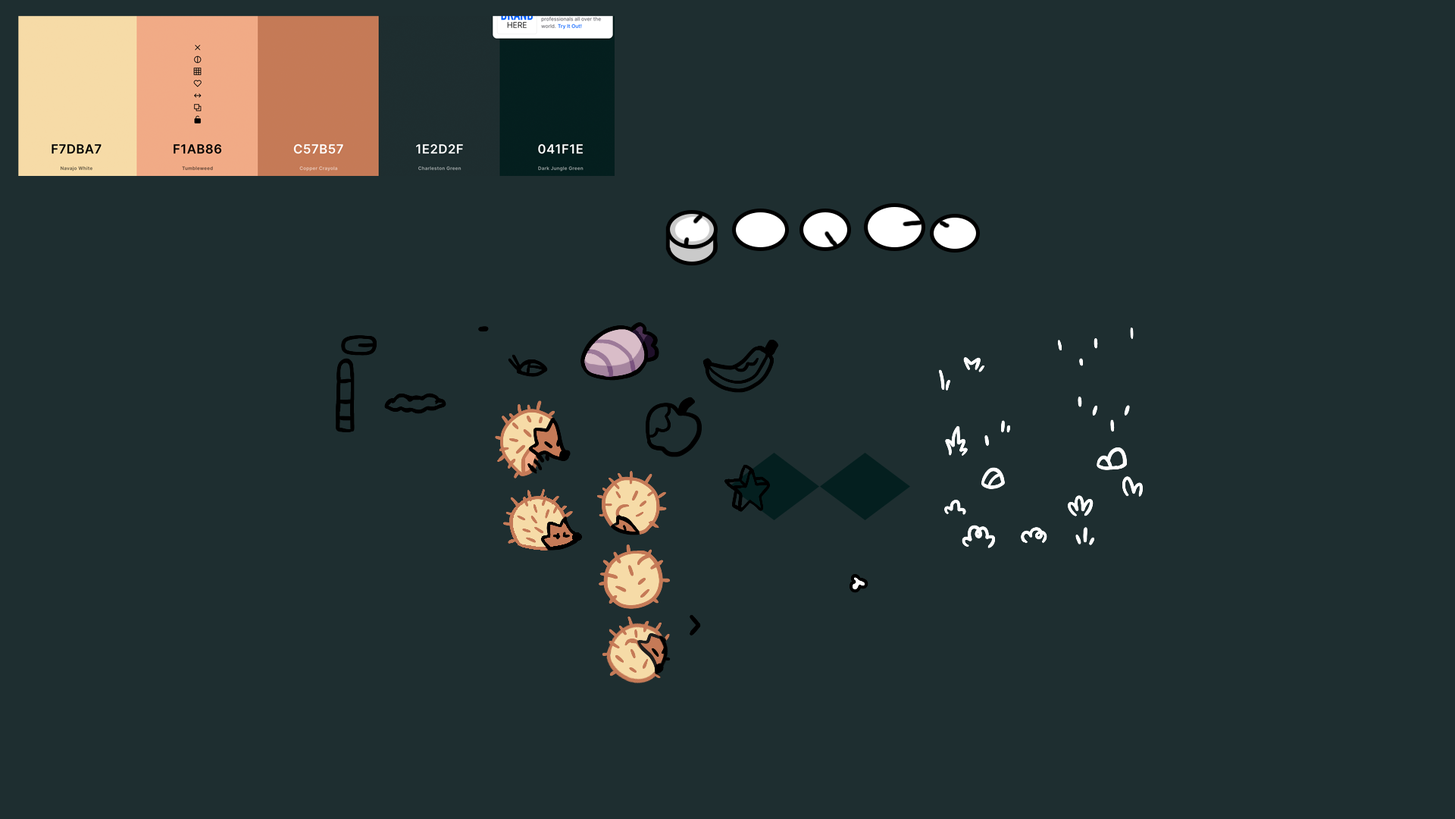
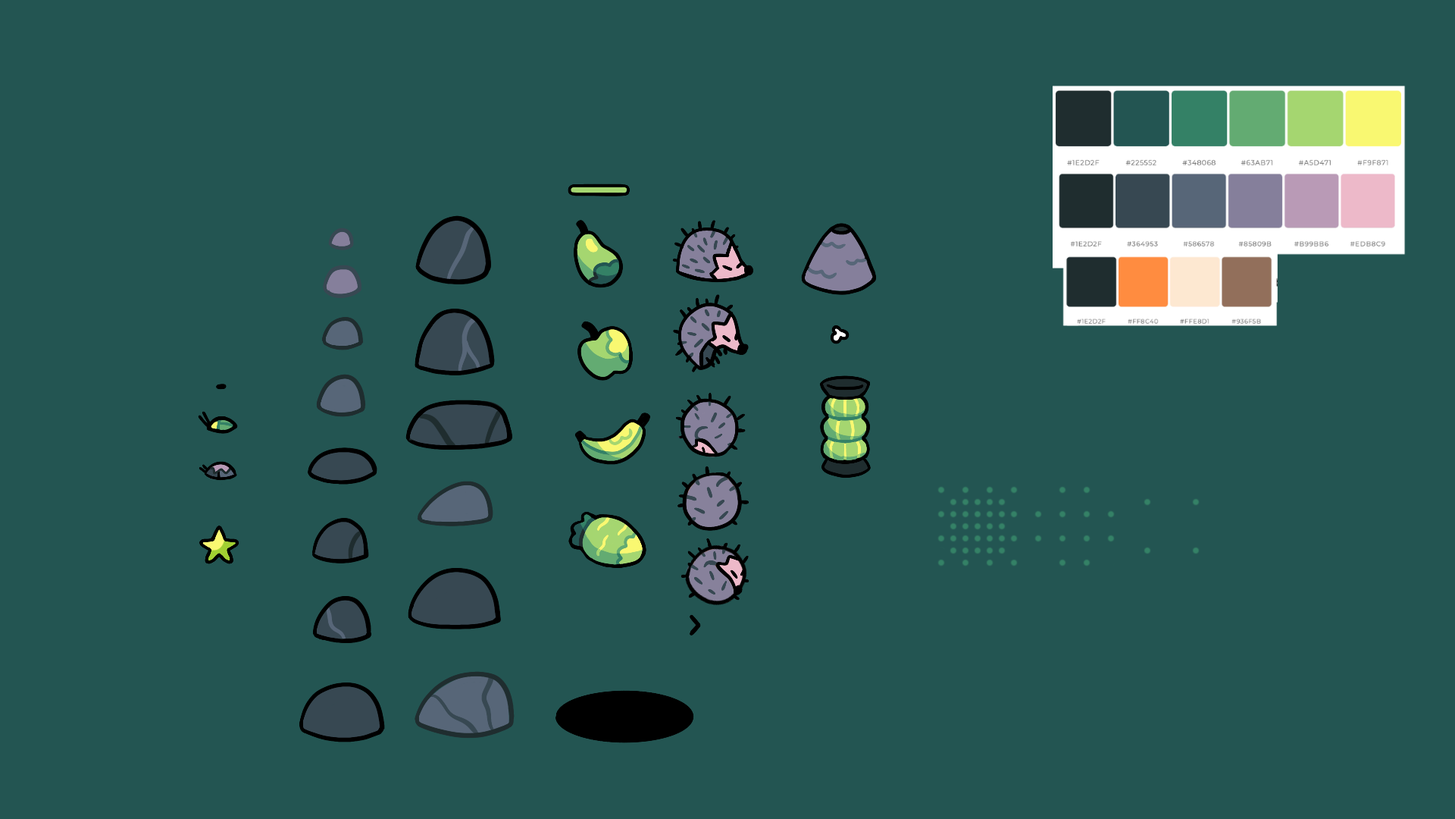
Revision of a layered 1455×819 image; what changed, layer by layer:
added layer "Farben" above "StartScreen" over [1052, 84, 1407, 326]
renamed "Ebene 62" to "pretitle", moved it into group "StartScreen", painted on it over [503, 68, 843, 551]
renamed "hedgehog" to "title", moved it into group "StartScreen" over [385, 156, 1014, 696]
renamed "Ebene 63" to "title_8", moved it into group "title", painted on it, masked it over [508, 369, 981, 554]
renamed "hedgehog_idle" to "startButton", moved it into group "StartScreen" over [497, 482, 843, 723]
renamed "Ebene 57" to "Ebene 100", moved it into group "StartScreen", painted on it over [0, 0, 1455, 819]
renamed "Ellipse 1" to "Ebene 118", moved it into group "ant", painted on it over [215, 203, 926, 390]
renamed "Ebene 65" to "Ebene 115", moved it into group "bug", painted on it over [214, 212, 704, 430]
renamed "Ellipse 1" to "Ebene 116", moved it into group "bug", painted on it over [197, 208, 790, 434]
renamed "Ellipse 1" to "Ebene 117", moved it into group "bug", painted on it over [210, 208, 852, 431]
renamed "WinScreen" to "rocks", showed the group it (14 layers), moved it into group "items" over [299, 215, 515, 743]
renamed "floor_filler_0" to "rock_0", moved it into group "rocks", painted on it over [328, 227, 911, 520]
renamed "Ebene 74" to "rock_5", moved it into group "rocks", painted on it over [312, 517, 690, 696]
renamed "Ebene 71" to "rock_7", moved it into group "rocks", painted on it over [18, 15, 615, 743]
renamed "floor_decor_1" to "Ebene 70", moved it into group "pear", painted on it over [587, 257, 1011, 433]
renamed "floor_decor_0" to "Ebene 58", moved it into group "pear", painted on it over [573, 219, 990, 446]
painted on "Ebene 49" over [0, 0, 1455, 819]
renamed "floor_decor_2" to "Hintergrund", hid it, moved it out of group "floor_decor", painted on it over [0, 0, 1455, 819]
…and 121 more changes (54 added, 1 blend, 3 mask, 14 painted, 46 removed, 12 renamed, 20 stack, 1 visibility)
